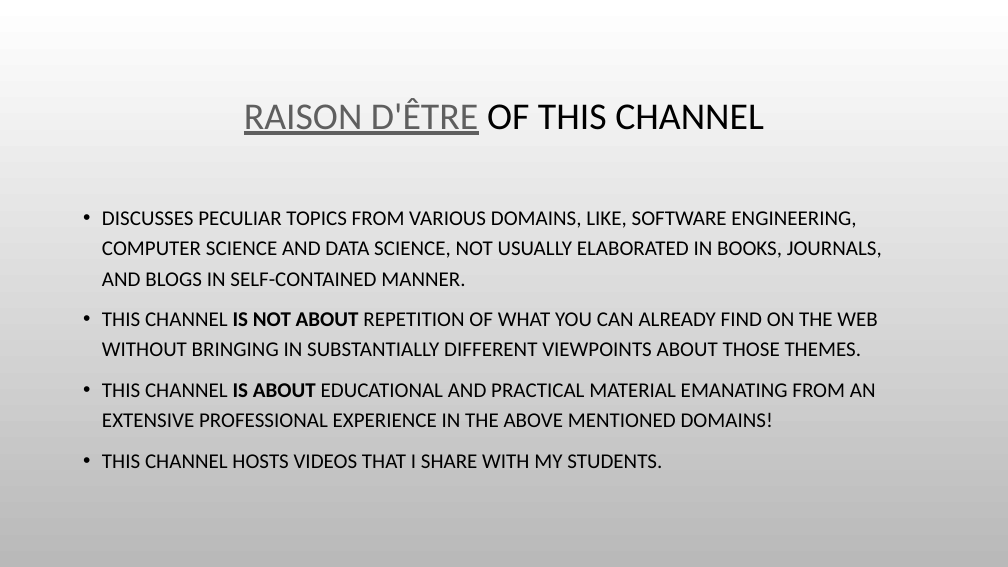
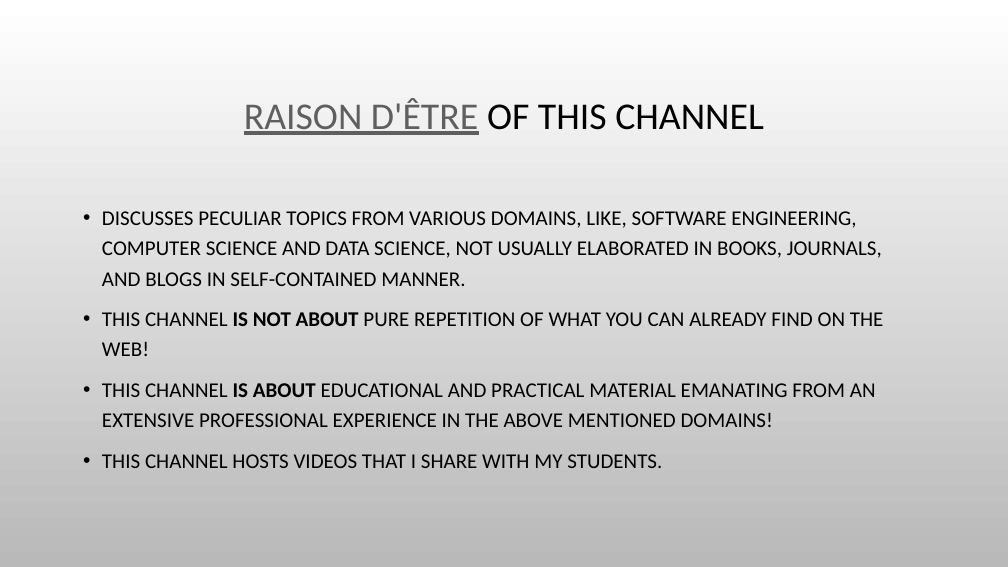
Before and after one commit to evarga/composite-decomposition, a slide deck: slide 3 of trailer/Trailer.pptx. Drawn at 1008x567 pixels with LibreOffice and Linux fonts; fonts in the diff are those of the drawing; background and template pictures are left out. Boxes give left, top, right and bottom in pixels: in the first picture for what was removed or moved away, otherwise in the second. Text is boxed around its words. In the diff, an @@ line names an element or a change of style, - is before the commit and + after.

```diff
--- a/trailer/Trailer.pptx
+++ b/trailer/Trailer.pptx
@@ text at <box>102,312,884,356</box>: text changed @@
-• THIS CHANNEL IS NOT ABOUT REPETITION OF WHAT YOU CAN ALREADY FIND ON THE WEB WITHOUT BRINGING IN SUBSTANTIALLY DIFFERENT VIEWPOINTS ABOUT THOSE THEMES.
+• THIS CHANNEL IS NOT ABOUT PURE REPETITION OF WHAT YOU CAN ALREADY FIND ON THE WEB!
```
Also in this commit, not shown: 1 other slide changed, 9 slides removed.
